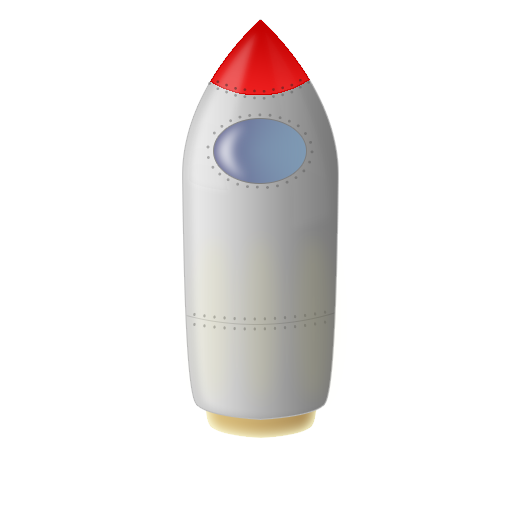
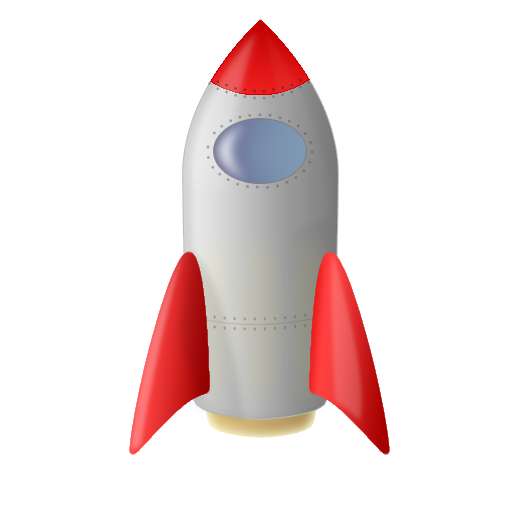
The second w=512, h=512 image is a revision of the first. Changes to its layers:
added group "Blades" with 5 layers above "Ambient" over [129, 250, 390, 455]
added layer "Layer 13" (11%) in group "Blades" over [171, 250, 247, 423]
added layer "Layer 11" (20%) in group "Blades" over [325, 252, 368, 425]
added layer "Layer 10" (30%) in group "Blades" over [129, 253, 188, 455]
added layer "Layer 9 copy" in group "Blades" over [309, 251, 390, 455]
added layer "Layer 9" in group "Blades" over [129, 251, 210, 455]
